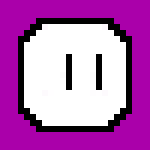
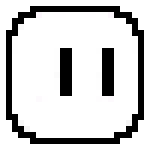
The second 150×150 image is a revision of the first. Changes to its layers:
added group "Groupe de calques" with 3 layers above "Calque #1" over [6, 6, 144, 144]
moved "Calque #3" into group "Groupe de calques", painted on it over [54, 48, 114, 96]
moved "Calque" into group "Groupe de calques", painted on it over [6, 6, 144, 144]
moved "Calque #2" into group "Groupe de calques", painted on it over [12, 12, 138, 138]
hid "Calque #1" over [0, 0, 150, 150]
